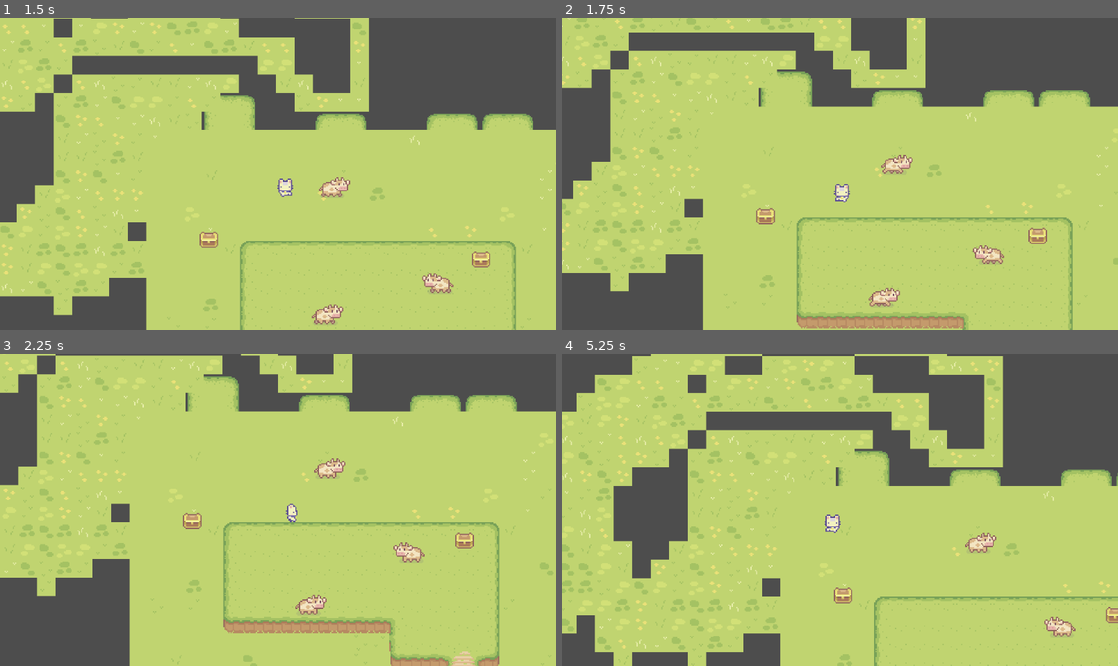
Above: before the commit, frames 1-4 (two rows, left to right).
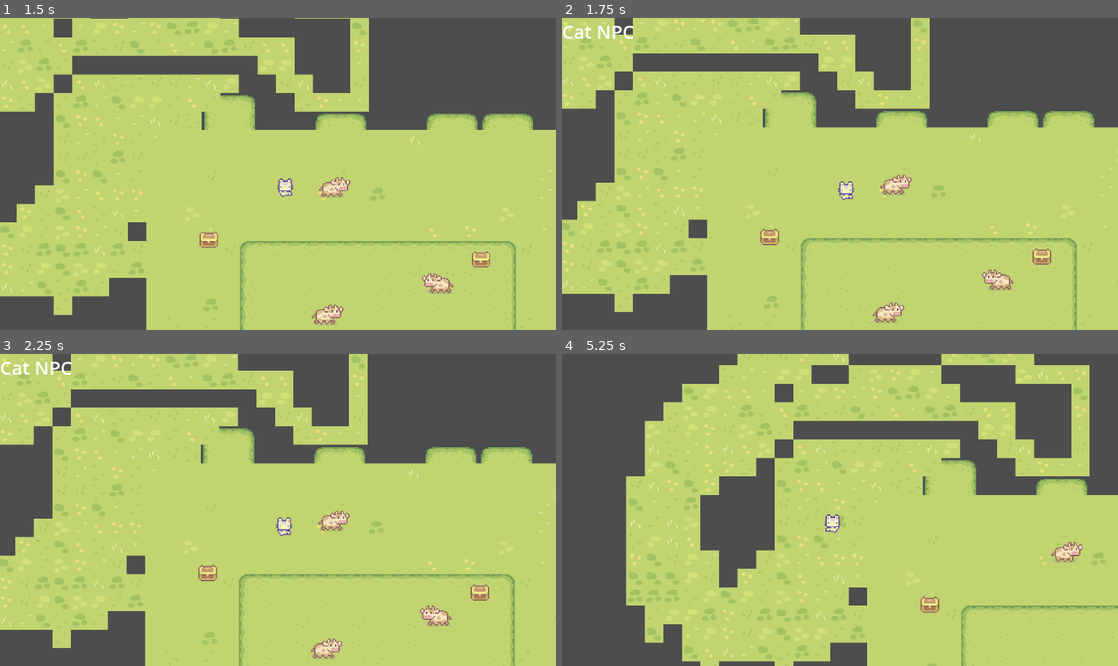
Above: after the commit, the same moments.

Repository: Kearskill/2d-topdown-game
Game: Godot game, scene res://Levels/game_level.tscn
Same seed, same stepped clock (60 frames per second), same inputs: the game is played once before the commit and once after it.
Inputs:
- Up to frame 1 (1.5 s): tap Enter (ui_accept) at 0.5, 0.77 s; hold Right (right) 0.53-1.28 s; hold S (down) from 1.28 s (still down)
- Up to frame 2 (1.75 s): keep holding S (down); tap Enter (ui_accept) at 1.52 s
- Up to frame 3 (2.25 s): release S (down) at 2.03 s; hold Right (right) from 2.03 s (still down)
- Up to frame 4 (5.25 s): release Right (right) at 2.78 s; hold Up (up) 2.78-3.53 s; tap Enter (ui_accept) at 3.02, 3.77, 4.52 s; hold A (left) 3.53-5.03 s; hold S (down) from 5.03 s (still down)

Frame 1 is identical in both runs. In frame 2, 24% of the frame differs, in the area x 0-100%, y 0-100%; in frame 3, 32%; in frame 4, 41%.

Commit message:
raycast not refined, but at least it scans

Diff:
--- a/Characters/cow.gd
+++ b/Characters/cow.gd
@@ -5,7 +5,14 @@
 @export var move_speed : float = 20
 @export var idle_time : float = 5
 @export var walk_time : float = 2
-@export var dialogue_key: String = "greet_farmer"
+
+@export var npc_id: String = "npc_default"
+@export var npc_name: String = "Bob"
+@export_multiline var dialogue: Array[String] = [
+	"Hello there!",
+	"Nice weather today, isn't it?",
+	"See you around."
+]
 
 @onready var animation_tree = $AnimationTree
 @onready var state_machine = animation_tree.get("parameters/playback")
@@ -16,8 +23,10 @@
 var current_state : COW_STATE = COW_STATE.IDLE
 
 func _ready():
+	add_to_group("NPC")
 	select_new_direction()
 	pick_new_state()
+
 
 func _physics_process(_delta: float) -> void:
 	if(current_state == COW_STATE.WALK):
@@ -50,7 +59,3 @@
 
 func _on_timer_timeout() -> void:
 	pick_new_state()
-
-func _on_body_entered(body):
-	# show 'Press E fker' hint
-	pass
--- a/Characters/cow.tscn
+++ b/Characters/cow.tscn
@@ -2,6 +2,21 @@
 
 [ext_resource type="Script" uid="uid://bmvo1xjuo008o" path="res://Characters/cow.gd" id="1_o34qh"]
 [ext_resource type="Texture2D" uid="uid://bhc4y45ysc2fs" path="res://Assets/Sprout Lands - Sprites - Basic pack/Characters/Free Cow Sprites.png" id="2_6sm7e"]
+
+[sub_resource type="Animation" id="Animation_2lff8"]
+length = 0.001
+tracks/0/type = "value"
+tracks/0/imported = false
+tracks/0/enabled = true
+tracks/0/path = NodePath("Sprite2D:frame")
+tracks/0/interp = 1
+tracks/0/loop_wrap = true
+tracks/0/keys = {
+"times": PackedFloat32Array(0),
+"transitions": PackedFloat32Array(1),
+"update": 1,
+"values": [0]
+}
 
 [sub_resource type="Animation" id="Animation_tk8lp"]
 resource_name = "idle_right"
@@ -18,21 +33,6 @@
 "transitions": PackedFloat32Array(1, 1, 1),
 "update": 1,
 "values": [0, 1, 2]
-}
-
-[sub_resource type="Animation" id="Animation_2lff8"]
-length = 0.001
-tracks/0/type = "value"
-tracks/0/imported = false
-tracks/0/enabled = true
-tracks/0/path = NodePath("Sprite2D:frame")
-tracks/0/interp = 1
-tracks/0/loop_wrap = true
-tracks/0/keys = {
-"times": PackedFloat32Array(0),
-"transitions": PackedFloat32Array(1),
-"update": 1,
-"values": [0]
 }
 
 [sub_resource type="Animation" id="Animation_q563c"]
--- /dev/null
+++ b/Characters/npc.tscn
@@ -0,0 +1,5 @@
+[gd_scene format=3 uid="uid://c86npd1tul6pl"]
+
+[node name="NPC" type="Area2D"]
+
+[node name="Sprite2D" type="Sprite2D" parent="."]
--- a/Characters/player_cat.gd
+++ b/Characters/player_cat.gd
@@ -37,7 +37,7 @@
 
 	pick_new_state()
 
-	raycast.target_position = facing_direction * 16 # 16 is distance
+	raycast.target_position = facing_direction * 160 # 16 is distance
 	if Input.is_action_just_pressed("ui_accept"):
 		_check_npc_interaction()
 
@@ -60,3 +60,4 @@
 		if collider.is_in_group("NPC"):
 			current_npc = collider
 			print("Talking to NPC: ", current_npc.name)
+			dialogue_manager.play(current_npc.npc_id)
--- a/Characters/player_cat.tscn
+++ b/Characters/player_cat.tscn
@@ -263,3 +263,4 @@
 
 [node name="RayCast2D" type="RayCast2D" parent="."]
 target_position = Vector2(0, 0)
+collide_with_areas = true
--- a/Dialogues/UI/dialogue_manager.gd
+++ b/Dialogues/UI/dialogue_manager.gd
@@ -8,7 +8,7 @@
 
 func _ready() -> void:
 	load_dialogues()
-	ui = get_tree().root.get_node("Root/DialogueUI") # adapt to your scene
+	ui = get_tree().root.get_node("Game_level/CanvasLayer/DialogueUI") # adapt to your scene res://Dialogues/UI/
 	if ui:
 		ui.node_action.connect(_on_node_action)
 
--- a/Dialogues/UI/dialogue_ui.gd
+++ b/Dialogues/UI/dialogue_ui.gd
@@ -18,6 +18,7 @@
 func _ready() -> void:
 	visible = false
 	text_label.clear()
+	dialogue_manager.ui = self
 
 # public entrypoint
 func play_nodes(nodes: Array, finished_callback: Callable = Callable()) -> void:
@@ -96,7 +97,7 @@
 				choices_container.queue_free() # clear choices
 				choice_selected.emit(node["_choice_result"])
 			)
-		var choice_made = await choice_selected
+		var _choice_made = await choice_selected
 	else:
 		await _wait_for_continue()
 
--- a/Dialogues/UI/dialogue_ui.tscn
+++ b/Dialogues/UI/dialogue_ui.tscn
@@ -20,7 +20,7 @@
 offset_right = 40.0
 offset_bottom = 40.0
 
-[node name="Portrait" type="TextureRect" parent="Panel/HBoxContainer"]
+[node name="TextureRect" type="TextureRect" parent="Panel/HBoxContainer"]
 layout_mode = 2
 
 [node name="VBoxContainer" type="VBoxContainer" parent="Panel/HBoxContainer"]
--- a/Dialogues/sample_dialogue.json
+++ b/Dialogues/sample_dialogue.json
@@ -34,5 +34,15 @@
 		"next": null
 	  }
 	]
+  },
+ "npc_default": {
+	"nodes": [
+	  {
+		"id": "start",
+		"speaker": "Cat NPC",
+		"text": "Meow... You talked to me!",
+		"next": null
+	  }
+	]
   }
 }
--- a/Levels/game_level.tscn
+++ b/Levels/game_level.tscn
@@ -10,6 +10,8 @@
 [ext_resource type="PackedScene" uid="uid://5vy7q57duw01" path="res://Characters/cow.tscn" id="8_afl82"]
 [ext_resource type="PackedScene" uid="uid://s7qxed1hvlk2" path="res://Objects/chest.tscn" id="9_ese5x"]
 [ext_resource type="PackedScene" uid="uid://b064e7jgus1o" path="res://Objects/bed.tscn" id="10_3ty5n"]
+[ext_resource type="PackedScene" uid="uid://c86npd1tul6pl" path="res://Characters/npc.tscn" id="11_bskef"]
+[ext_resource type="PackedScene" uid="uid://ba6r3q1lrddyc" path="res://Dialogues/UI/dialogue_ui.tscn" id="12_ds5vk"]
 
 [sub_resource type="TileSetAtlasSource" id="TileSetAtlasSource_wmi5p"]
 texture = ExtResource("2_wlvk4")
@@ -352,3 +354,9 @@
 
 [node name="Bed" parent="." instance=ExtResource("10_3ty5n")]
 position = Vector2(222, 229)
+
+[node name="NPC" parent="." instance=ExtResource("11_bskef")]
+
+[node name="CanvasLayer" type="CanvasLayer" parent="."]
+
+[node name="DialogueUI" parent="CanvasLayer" instance=ExtResource("12_ds5vk")]
--- /dev/null
+++ b/Objects/chest.gd
@@ -0,0 +1,12 @@
+extends Sprite2D
+
+@export var npc_id: String = "npc_default"
+@export var npc_name: String = "Bobb"
+@export_multiline var dialogue: Array[String] = [
+	"Hello there!",
+	"Nice weather today, isn't it?",
+	"See you around."
+]
+
+func _ready():
+	add_to_group("NPC")
--- a/Objects/chest.tscn
+++ b/Objects/chest.tscn
@@ -1,6 +1,7 @@
-[gd_scene load_steps=3 format=3 uid="uid://s7qxed1hvlk2"]
+[gd_scene load_steps=4 format=3 uid="uid://s7qxed1hvlk2"]
 
 [ext_resource type="Texture2D" uid="uid://bb0i7i5wuhc4x" path="res://Assets/Sprout Lands - Sprites - Basic pack/Objects/Chest.png" id="1_cyg3a"]
+[ext_resource type="Script" uid="uid://bj18bq8jfa8sr" path="res://Objects/chest.gd" id="2_s3ywg"]
 
 [sub_resource type="RectangleShape2D" id="RectangleShape2D_cyg3a"]
 size = Vector2(16, 7)
@@ -9,6 +10,7 @@
 texture = ExtResource("1_cyg3a")
 hframes = 5
 vframes = 2
+script = ExtResource("2_s3ywg")
 
 [node name="StaticBody2D" type="StaticBody2D" parent="."]
 
Not shown: 1 places in Levels/game_level.tscn that only renumber resources
Not shown, added: Objects/chest.gd.uid
